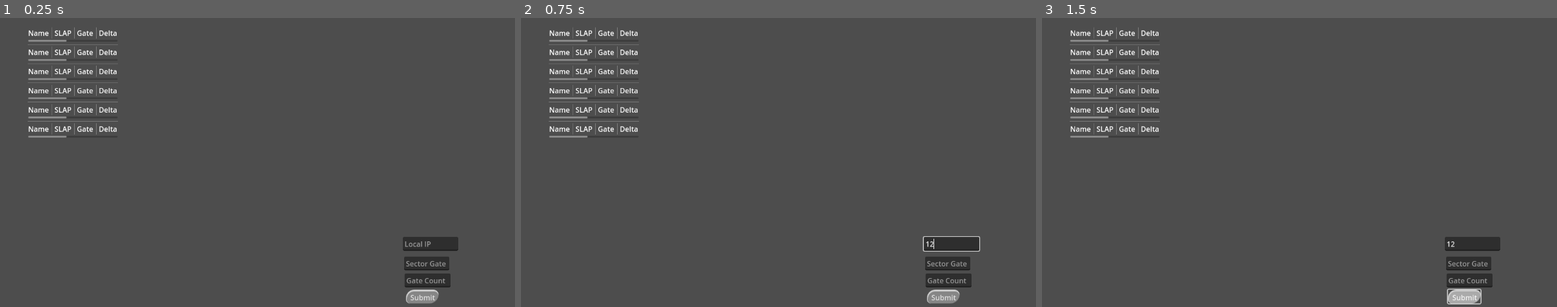
Above: before the commit, frames 1-3 (left to right).
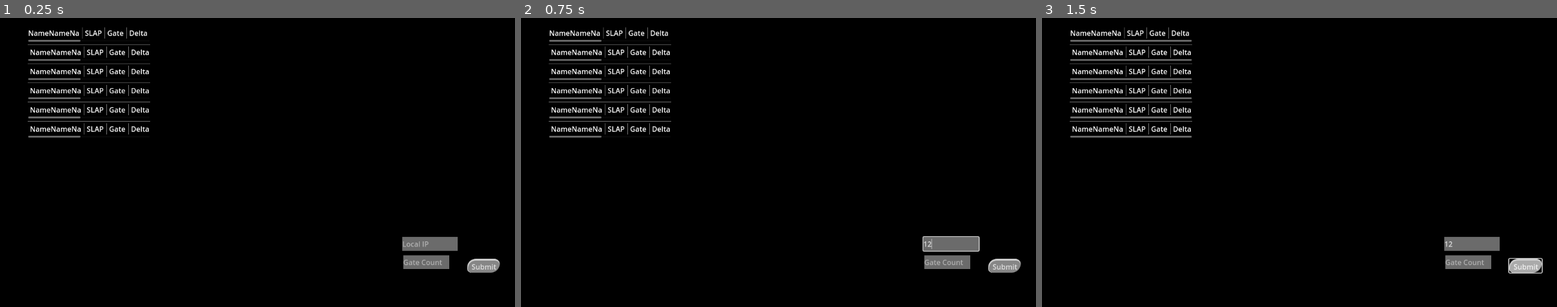
Above: after the commit, the same moments.

Repository: gManbio/VD-WS-Overlay
Game: Godot game, scene res://node.tscn
The game is run twice, just before and just after one commit, with the same random seed, the same clock (stepped at 60 frames per second) and the same inputs.
Inputs (mouse positions are in pixels of both pictures, inside the frame that each line leads up to):
- Up to frame 1 (0.25 s): no input
- Up to frame 2 (0.75 s): click (953, 243) at 0.52 s; type "12" at 0.6 s
- Up to frame 3 (1.5 s): click "Submit" at 1.25 s

The runs differ from the first frame. In frame 1, 99% of the frame differs, in the area x 0-100%, y 0-100%; in frame 2, 99%; in frame 3, 99%.

Commit message:
reset working
reset working!  Almost ready for primetime.  Just need to finalize the UI

Diff:
--- /dev/null
+++ b/new_style_box_flat.tres
@@ -0,0 +1,4 @@
+[gd_resource type="StyleBoxFlat" format=3 uid="uid://bbuh8oxmxqsqr"]
+
+[resource]
+bg_color = Color(0.419608, 0.419608, 0.419608, 1)
--- a/node.tscn
+++ b/node.tscn
@@ -1,10 +1,14 @@
-[gd_scene load_steps=8 format=3 uid="uid://dmu0q0b0jwa"]
+[gd_scene load_steps=11 format=3 uid="uid://dmu0q0b0jwa"]
 
 [ext_resource type="Script" path="res://ws_new.gd" id="1_scix4"]
 [ext_resource type="StyleBox" uid="uid://d36m1th6a44ss" path="res://button.tres" id="2_7yoce"]
 [ext_resource type="Theme" uid="uid://khcxakqnogv3" path="res://textlabeltheme.tres" id="2_uwe2s"]
+[ext_resource type="StyleBox" uid="uid://bbuh8oxmxqsqr" path="res://new_style_box_flat.tres" id="3_l8i8u"]
 
 [sub_resource type="Theme" id="Theme_rdguh"]
+
+[sub_resource type="Theme" id="Theme_0k7v3"]
+LineEdit/styles/normal = ExtResource("3_l8i8u")
 
 [sub_resource type="StyleBoxFlat" id="StyleBoxFlat_vlhf1"]
 bg_color = Color(0.666667, 0.666667, 0.666667, 1)
@@ -28,11 +32,13 @@
 Button/styles/normal = ExtResource("2_7yoce")
 Button/styles/pressed = SubResource("StyleBoxFlat_ter70")
 
+[sub_resource type="Theme" id="Theme_h14tp"]
+LineEdit/styles/normal = ExtResource("3_l8i8u")
+
 [node name="Node" type="Node"]
 script = ExtResource("1_scix4")
 
 [node name="ColorRect" type="ColorRect" parent="."]
-visible = false
 anchors_preset = -1
 anchor_right = 17.969
 anchor_bottom = 9.969
@@ -40,13 +46,14 @@
 offset_bottom = 0.0151367
 grow_horizontal = 2
 grow_vertical = 2
-color = Color(0, 1, 0, 1)
+color = Color(0, 0, 0, 1)
 
 [node name="Control" type="Control" parent="."]
 layout_mode = 3
 anchors_preset = 15
 anchor_right = 1.0
 anchor_bottom = 1.0
+offset_right = -1.0
 grow_horizontal = 2
 grow_vertical = 2
 
@@ -61,11 +68,12 @@
 custom_minimum_size = Vector2(200, 0)
 layout_direction = 2
 layout_mode = 2
+alignment = 2
 
 [node name="Name" type="Label" parent="Control/VBoxContainer/Hbox-p1"]
 layout_mode = 2
 theme = ExtResource("2_uwe2s")
-text = "Name
+text = "NameNameNa
 "
 
 [node name="VSeparator" type="VSeparator" parent="Control/VBoxContainer/Hbox-p1"]
@@ -94,6 +102,9 @@
 theme = ExtResource("2_uwe2s")
 text = "Delta"
 
+[node name="Control" type="Control" parent="Control/VBoxContainer/Hbox-p1"]
+layout_mode = 2
+
 [node name="ProgressBar-p1" type="ProgressBar" parent="Control/VBoxContainer"]
 layout_mode = 2
 theme = SubResource("Theme_rdguh")
@@ -107,11 +118,12 @@
 custom_minimum_size = Vector2(200, 0)
 layout_direction = 2
 layout_mode = 2
+alignment = 2
 
 [node name="Name" type="Label" parent="Control/VBoxContainer/Hbox-p2"]
 layout_mode = 2
 theme = ExtResource("2_uwe2s")
-text = "Name
+text = "NameNameNa
 "
 
 [node name="VSeparator" type="VSeparator" parent="Control/VBoxContainer/Hbox-p2"]
@@ -153,11 +165,12 @@
 custom_minimum_size = Vector2(200, 0)
 layout_direction = 2
 layout_mode = 2
+alignment = 2
 
 [node name="Name" type="Label" parent="Control/VBoxContainer/Hbox-p3"]
 layout_mode = 2
 theme = ExtResource("2_uwe2s")
-text = "Name
+text = "NameNameNa
 "
 
 [node name="VSeparator" type="VSeparator" parent="Control/VBoxContainer/Hbox-p3"]
@@ -199,11 +212,12 @@
 custom_minimum_size = Vector2(200, 0)
 layout_direction = 2
 layout_mode = 2
+alignment = 2
 
 [node name="Name" type="Label" parent="Control/VBoxContainer/Hbox-p4"]
 layout_mode = 2
 theme = ExtResource("2_uwe2s")
-text = "Name
+text = "NameNameNa
 "
 
 [node name="VSeparator" type="VSeparator" parent="Control/VBoxContainer/Hbox-p4"]
@@ -245,11 +259,12 @@
 custom_minimum_size = Vector2(200, 0)
 layout_direction = 2
 layout_mode = 2
+alignment = 2
 
 [node name="Name" type="Label" parent="Control/VBoxContainer/Hbox-p5"]
 layout_mode = 2
 theme = ExtResource("2_uwe2s")
-text = "Name
+text = "NameNameNa
 "
 
 [node name="VSeparator" type="VSeparator" parent="Control/VBoxContainer/Hbox-p5"]
@@ -291,11 +306,12 @@
 custom_minimum_size = Vector2(200, 0)
 layout_direction = 2
 layout_mode = 2
+alignment = 2
 
 [node name="Name" type="Label" parent="Control/VBoxContainer/Hbox-p6"]
 layout_mode = 2
 theme = ExtResource("2_uwe2s")
-text = "Name
+text = "NameNameNa
 "
 
 [node name="VSeparator" type="VSeparator" parent="Control/VBoxContainer/Hbox-p6"]
@@ -341,19 +357,20 @@
 offset_top = -0.184021
 offset_right = -0.280029
 offset_bottom = -0.288025
+theme = SubResource("Theme_0k7v3")
 placeholder_text = "Local IP"
 
 [node name="Button" type="Button" parent="Control"]
 layout_mode = 1
 anchors_preset = -1
-anchor_left = 0.788
-anchor_top = 0.94
-anchor_right = 0.852
-anchor_bottom = 0.988
-offset_left = 0.223938
-offset_top = -0.120056
-offset_right = -0.504089
-offset_bottom = -0.223999
+anchor_left = 0.908
+anchor_top = 0.833
+anchor_right = 0.971
+anchor_bottom = 0.881
+offset_left = -0.0161133
+offset_top = 0.215942
+offset_right = 0.407959
+offset_bottom = 0.112061
 grow_horizontal = 2
 grow_vertical = 2
 theme = SubResource("Theme_bytfd")
@@ -363,27 +380,15 @@
 layout_mode = 1
 anchors_preset = -1
 anchor_left = 0.784
-anchor_top = 0.826
-anchor_right = 0.866
-anchor_bottom = 0.937
-offset_left = 1.83197
-offset_top = 37.752
-offset_right = 10.3679
-offset_bottom = -3.17603
+anchor_top = 0.821
+anchor_right = 0.873
+anchor_bottom = 0.869
+offset_left = -0.167969
+offset_top = -0.00799561
+offset_right = 0.303955
+offset_bottom = -0.112
+theme = SubResource("Theme_h14tp")
 placeholder_text = "Gate Count"
-
-[node name="Sector Gate" type="LineEdit" parent="Control"]
-layout_mode = 1
-anchors_preset = -1
-anchor_left = 0.784
-anchor_top = 0.826
-anchor_right = 0.872
-anchor_bottom = 0.877
-offset_left = 0.83197
-offset_top = -0.248047
-offset_right = 0.455933
-offset_bottom = -2.29602
-placeholder_text = "Sector Gate"
 
 [node name="HeartbeatTimer" type="Timer" parent="."]
 wait_time = 5.0
--- a/ws_new.gd
+++ b/ws_new.gd
@@ -5,7 +5,6 @@
 var heartbeat = ""
 
 var heatData = []
-var pilot_list = []
 var pilots = []
 
 var name_p1 = ""
@@ -52,8 +51,6 @@
 
 var display_list = ""
 
-
-var sector_gate = 1
 var gate_count = 30
 
 var ip_complete = false
@@ -132,6 +129,8 @@
 					if pilotdata["racestatus"]["raceAction"] == "start":
 						heatData = {}
 						pilots = []
+						reset_leaderboard()
+
 				elif "racetype" in pilotdata:
 					pass  # Handle racetype data
 				if "racedata" in pilotdata:
@@ -202,7 +201,7 @@
 	var index = 0
 	# print(pilots)
 	#print(display_list)
-	print(pilots)
+	#print(pilots)
 	for pilot in pilots:
 		var hex_color = pilot["data"]["colour"]
 		var color = Color("#" + hex_color)
@@ -210,13 +209,15 @@
 		display_list[index][0].modulate = color
 		display_list[index][1].text = pilot["data"]["lap"]
 		display_list[index][2].text = pilot["data"]["gate"]
+		display_list[index][4].modulate = color
+		display_list[index][4].value = len(pilot["gate_dict"].keys())
 		#display_list[index][3].text = pilot["data"]["time"] # this needs to become delta
-		print(index)
+		#print(index)
 		if index != 0:
 			if pilot["gate_key"] in pilots[index - 1]["gate_dict"]:
 				var leader_time = pilots[index - 1]["gate_dict"][pilot["gate_key"]]
 				var pilot_time = pilot["gate_dict"][pilot["gate_key"]]
-				display_list[index][3].text = str("-",pilot_time - leader_time)
+				display_list[index][3].text = str(leader_time - pilot_time)
 		else:
 			display_list[index][3].text = "0.000"
 			#for each in pilots[index - 1]["data"]["gate_details"]:
@@ -224,6 +225,15 @@
 
 	#print(pilots)
 
+func reset_leaderboard():
+	for display in display_list:
+		var count = 0
+		for each in display:
+			if count < 4:
+				each.text = "---"
+			else:
+				each.value = 0
+			count += 1
 
 
 func _on_Button_pressed():
@@ -232,9 +242,10 @@
 	ws.connect_to_url(url)
 	print("Attempting to connect to WebSocket server at " + url)
 	ip_complete = true
-	sector_gate = int($"Control/Sector Gate".text)
 	gate_count = int($"Control/Gate Count".text)
-	print(sector_gate,gate_count)
+	for each in display_list:
+		each[4].min_value = 0
+		each[4].max_value = gate_count * 3
 
 
 func _on_timer_timeout():
